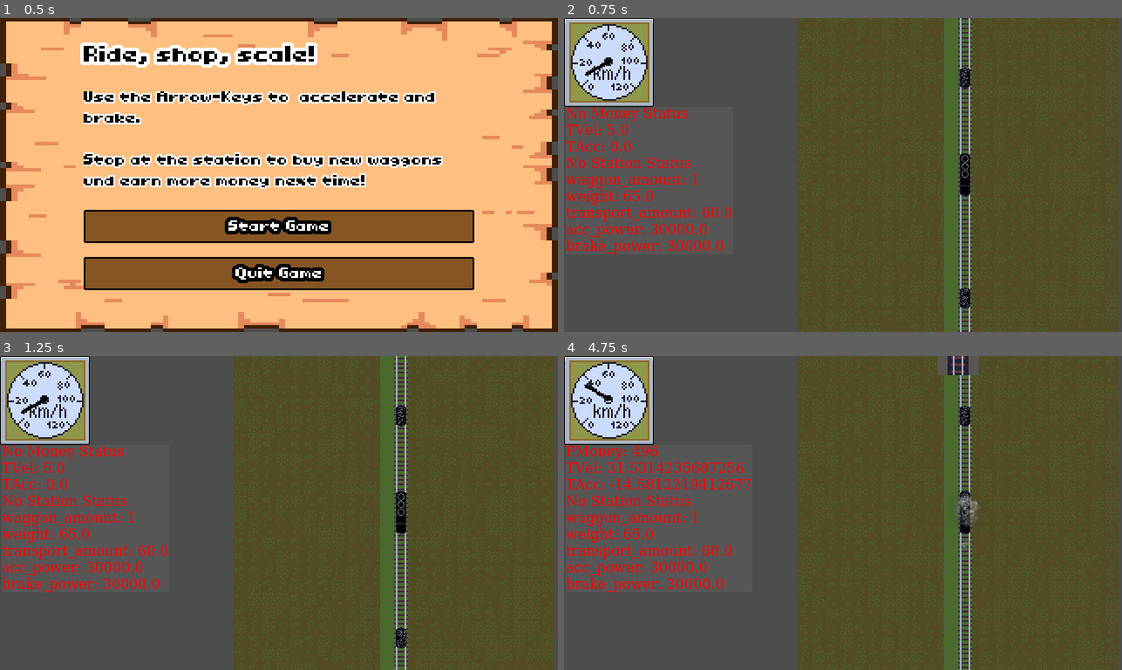
Above: before the commit, frames 1-4 (two rows, left to right).
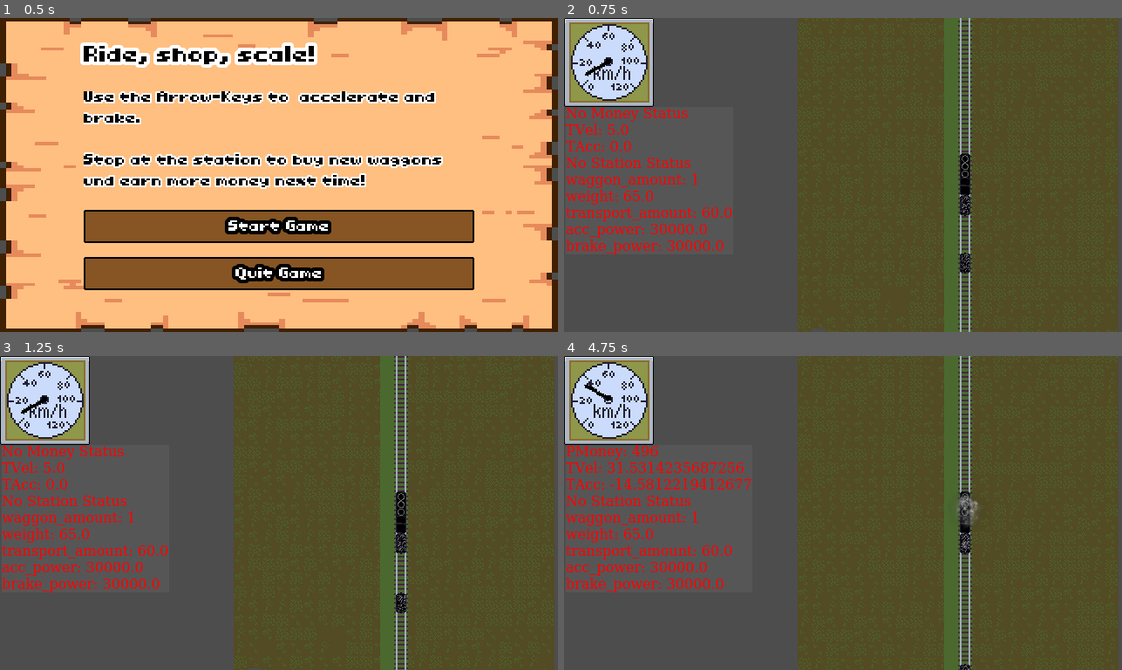
Above: after the commit, the same moments.

Repository: sthoni/gamejamaugust2024
Game: Godot game, scene res://ui/menu.tscn
Same seed, same stepped clock (60 frames per second), same inputs: the game is played once before the commit and once after it.
Inputs:
- Up to frame 1 (0.5 s): no input
- Up to frame 2 (0.75 s): click "Start Game" at 0.5 s
- Up to frame 3 (1.25 s): no input
- Up to frame 4 (4.75 s): tap Enter (shop) at 1.25, 2.1, 2.27, 2.57, 3.6, 3.77, 4.07 s; hold Up (accelerate) 1.28-2.03 s; hold Enter (shop) 1.28-2.03 s; hold Down (brake) 2.03-2.78 s; hold Enter (shop) 2.78-3.53 s; hold Up (accelerate) 2.78-4.28 s; hold Down (brake) from 4.28 s (still down); hold Enter (shop) from 4.28 s (still down)

Frame 1 is identical in both runs. In frame 2, 11% of the frame differs, in the area x 41-100%, y 0-100%; in frame 3, 11%; in frame 4, 11%.

Commit message:
Shop sollte wieder einwandfrei funktionieren.

Diff:
--- a/game.gd
+++ b/game.gd
@@ -4,8 +4,7 @@
 
 @onready var shop_scene := preload("res://ui/shop.tscn")
 @onready var level_scene := preload("res://level/level.tscn")
-
-@export var levels: Array[PackedScene]
+@onready var level_end_scene := preload("res://ui/level_end.tscn")
 
 var level_ended := false
 
@@ -22,11 +21,7 @@
 func _on_level_end_reached() -> void:
 	level_ended = true
 	get_tree().paused = true
-	game_stats.current_level += 1
-
-
-func _on_shop_continue_button_pressed() -> void:
-	pass
+	game_stats.last_level += 1
 
 
 func change_to_shop() -> void:
@@ -35,4 +30,7 @@
 
 func change_to_level() -> void:
 	get_tree().change_scene_to_packed(level_scene)
-	get_tree().paused = false
+
+
+func change_to_level_end() -> void:
+	get_tree().change_scene_to_packed(level_end_scene)
--- a/game.tscn
+++ /dev/null
@@ -1,10 +0,0 @@
-[gd_scene load_steps=3 format=3 uid="uid://djq6kvq6des23"]
-
-[ext_resource type="Script" uid="uid://dkf51wunavfc7" path="res://game.gd" id="1_4fbc6"]
-[ext_resource type="PackedScene" uid="uid://bq8lf8yc6y7ti" path="res://ui/menu.tscn" id="7_eow3j"]
-
-[node name="Game" type="Node"]
-script = ExtResource("1_4fbc6")
-
-[node name="Menu" parent="." instance=ExtResource("7_eow3j")]
-z_index = 0
--- a/game_stats.gd
+++ b/game_stats.gd
@@ -4,7 +4,8 @@
 @export var train_stats: TrainStats
 @export var start_money: int
 
-var current_level: int = 1
+var last_level: int = 1
+var last_level_time: float = 14.09902
 var money: int:
 	get:
 		return money
--- a/level/level.gd
+++ b/level/level.gd
@@ -1,31 +1,31 @@
 class_name Level extends Node2D
 
-@export var level_stats: LevelStats: set = set_level_stats
-@export var game_stats: GameStats
+@export var level_stats: LevelStats: set = _set_level_stats
 @onready var tiles: TileMapLayer = $TileMapLayer
 
 @onready var train: Train = %Train
 @onready var path_to_follow: PathFollow2D = $Path2D/PathFollow2D
 
+var level_time := 0.0
+
 # Called when the node enters the scene tree for the first time.
 func _ready() -> void:
-	set_level_stats(level_stats)
+	_set_level_stats(level_stats)
 
-# ACHTUNG: Die Position des Trains im Level wird hier auch gesetzt
-func set_level_stats(value: LevelStats) -> void:
+func _process(delta: float) -> void:
+	level_time += delta
+
+func _set_level_stats(value: LevelStats) -> void:
 	level_stats = value
 	if train:
 		train.train_stats = level_stats.train_stats
 
-
-func _input(event: InputEvent) -> void:
-	if event.is_action_pressed("DEBUG_train_teleport"):
-		train.position.y = 200
-
 func _on_level_end_body_entered(body: Node2D) -> void:
 	if body is Train:
 		Events.emit_signal("level_end_reached")
+		GameState.game_stats.last_level_time = level_time
+		GameState.change_to_level_end()
 
 
 func _on_money_timer_timeout() -> void:
-	game_stats.money -= 1
+	GameState.game_stats.money -= 1
--- a/level/level.tscn
+++ b/level/level.tscn
@@ -1,9 +1,8 @@
-[gd_scene load_steps=16 format=4 uid="uid://5m2ar4vwdnpd"]
+[gd_scene load_steps=15 format=4 uid="uid://5m2ar4vwdnpd"]
 
 [ext_resource type="Script" uid="uid://umg07x7rcb87" path="res://level/level.gd" id="1_pg6m5"]
 [ext_resource type="PackedScene" uid="uid://c3byp0uv73juy" path="res://train/train.tscn" id="2_kmlf3"]
 [ext_resource type="Resource" uid="uid://bbum0dx5joke6" path="res://level/level_start.tres" id="2_q5plq"]
-[ext_resource type="Resource" uid="uid://c8w436a63djfq" path="res://game_stats_start.tres" id="3_0v1st"]
 [ext_resource type="PackedScene" uid="uid://c3csdinu5agg4" path="res://station/station.tscn" id="3_7tcqk"]
 [ext_resource type="TileSet" uid="uid://b82jd4xyxr0fa" path="res://level/forest_noise_tileset.tres" id="3_oa0xv"]
 [ext_resource type="Texture2D" uid="uid://do10t3py2fm23" path="res://assets/rails.png" id="4_6gtgk"]
@@ -75,7 +74,6 @@
 [node name="Level" type="Node2D"]
 script = ExtResource("1_pg6m5")
 level_stats = ExtResource("2_q5plq")
-game_stats = ExtResource("3_0v1st")
 
 [node name="TileMapLayer" type="TileMapLayer" parent="."]
 position = Vector2(269, -146)
@@ -99,15 +97,14 @@
 curve = SubResource("Curve2D_ivpvi")
 
 [node name="PathFollow2D" type="PathFollow2D" parent="Path2D"]
-position = Vector2(0, 13.6406)
+position = Vector2(0, 200.004)
 rotation = -1.5708
-progress = 286.36
+progress = 100.0
 loop = false
 script = ExtResource("7_0v1st")
 
 [node name="Train" parent="Path2D/PathFollow2D" instance=ExtResource("2_kmlf3")]
 unique_name_in_owner = true
-position = Vector2(-146.359, -6.39758e-06)
 rotation = 1.5708
 
 [node name="ColorRect" type="ColorRect" parent="."]
--- a/level/level_start.tres
+++ b/level/level_start.tres
@@ -9,6 +9,4 @@
 script = ExtResource("1_mv6bu")
 train_stats = ExtResource("4_q3ugd")
 item_pool = ExtResource("2_gjr0e")
-mission_reward = 500
-mission_penalty = 300
 background_texture = ExtResource("1_eyxuv")
--- a/level/level_stats.gd
+++ b/level/level_stats.gd
@@ -4,9 +4,5 @@
 @export var train_stats: TrainStats
 @export var item_pool: ItemPool
 
-@export_group("Mission Attributes")
-@export var mission_reward := 500
-@export var mission_penalty := 300
-
 @export_group("Level Visuals")
 @export var background_texture: TileSet
--- a/theme.tres
+++ b/theme.tres
@@ -57,7 +57,7 @@
 corner_radius_bottom_left = 2
 
 [sub_resource type="StyleBoxFlat" id="StyleBoxFlat_nj5fc"]
-bg_color = Color(0.6, 0.6, 0.6, 0)
+bg_color = Color(0, 0, 0, 1)
 
 [resource]
 default_font = ExtResource("1_0raqw")
@@ -71,6 +71,8 @@
 GridContainer/constants/h_separation = 32
 GridContainer/constants/v_separation = 32
 HBoxContainer/constants/separation = 16
+Label/colors/font_color = Color(1, 1, 1, 1)
+Label/colors/font_outline_color = Color(0, 0, 0, 1)
 Label/constants/outline_size = 8
 MarginContainer/constants/margin_bottom = 32
 MarginContainer/constants/margin_left = 32
--- a/ui/item_display.gd
+++ b/ui/item_display.gd
@@ -5,11 +5,13 @@
 @onready var item_description: Label = %ItemDescription
 @onready var item_buy: Button = %ItemBuy
 
-var item_displayed: Item : set = set_item
+var item_displayed: Item: set = set_item
+
+signal item_bought(item_displayed: Item)
 
 func _ready() -> void:
 	@warning_ignore("return_value_discarded")
-	Events.connect("item_bought", _on_item_bought)
+	Events.connect("money_changed", check_for_enough_money)
 
 func set_item(item: Item) -> void:
 	item_displayed = item
@@ -24,17 +26,14 @@
 
 
 func _on_item_buy_pressed() -> void:
-	@warning_ignore("return_value_discarded")
-	Events.emit_signal("item_buy_button_pressed", item_displayed)
-
-
-func _on_item_bought(item: Item) -> void:
-	if item == item_displayed:
+	if item_displayed.price <= GameState.game_stats.money:
+		GameState.game_stats.money -= item_displayed.price
+		item_bought.emit(item_displayed)
 		item_buy.text = "Sold out"
 		item_buy.disabled = true
 
 
-func check_for_enough_money(money: int) -> void:
+func check_for_enough_money(_old_money: int, money: int) -> void:
 	if item_displayed:
 		if money < item_displayed.price:
 			item_buy.disabled = true
--- a/ui/item_display.tscn
+++ b/ui/item_display.tscn
@@ -54,7 +54,7 @@
 [node name="ItemBuy" type="Button" parent="MarginContainer/HBoxContainer/VBoxContainer"]
 unique_name_in_owner = true
 layout_mode = 2
-text = "Kaufen"
+text = "Buy"
 
 [node name="ItemTexture" type="TextureRect" parent="MarginContainer/HBoxContainer"]
 unique_name_in_owner = true
--- /dev/null
+++ b/ui/level_end.gd
@@ -0,0 +1,24 @@
+class_name LevelEnd extends PanelContainer
+
+@onready var label_level: Label = %LabelLevel
+@onready var label_level_time: Label = %LabelLevelTime
+@onready var button_shop: Button = %ButtonShop
+@onready var button_next_level: Button = %ButtonNextLevel
+
+func _ready() -> void:
+    button_shop.pressed.connect(_on_button_shop_pressed)
+    button_next_level.pressed.connect(_on_button_next_level_pressed)
+    label_level.text = "That was Level " + str(GameState.game_stats.last_level)
+    label_level_time.text = "You have reached the end in %.2f seconds." % GameState.game_stats.last_level_time
+    GameState.game_stats.last_level += 1
+
+
+func _input(event: InputEvent) -> void:
+    if event.is_action_pressed("shop"):
+        _on_button_shop_pressed()
+
+func _on_button_shop_pressed() -> void:
+    GameState.change_to_shop()
+
+func _on_button_next_level_pressed() -> void:
+    GameState.change_to_level()
--- a/ui/level_end.tscn
+++ b/ui/level_end.tscn
@@ -1,21 +1,17 @@
 [gd_scene load_steps=3 format=3 uid="uid://d3sx65rjjopui"]
 
 [ext_resource type="Theme" uid="uid://c5vctt5fcxfn" path="res://theme.tres" id="1_32sc8"]
-
-[sub_resource type="StyleBoxFlat" id="StyleBoxFlat_cr26j"]
-bg_color = Color(0, 0, 0, 1)
+[ext_resource type="Script" uid="uid://ba0g2o2qit68g" path="res://ui/level_end.gd" id="1_vkghd"]
 
 [node name="LevelEndedScreen" type="PanelContainer"]
 anchors_preset = 15
 anchor_right = 1.0
 anchor_bottom = 1.0
-offset_left = 1.0
-offset_top = 639.0
-offset_right = 1.0
-offset_bottom = 639.0
 grow_horizontal = 2
 grow_vertical = 2
-theme_override_styles/panel = SubResource("StyleBoxFlat_cr26j")
+size_flags_horizontal = 3
+size_flags_vertical = 3
+script = ExtResource("1_vkghd")
 
 [node name="MarginContainer" type="MarginContainer" parent="."]
 layout_mode = 2
@@ -28,13 +24,21 @@
 [node name="LabelLevel" type="Label" parent="MarginContainer/VBoxContainer"]
 unique_name_in_owner = true
 layout_mode = 2
-size_flags_horizontal = 0
-text = "LEVEL"
-visible_characters = 0
-visible_ratio = 0.0
+theme = ExtResource("1_32sc8")
+text = "LAST LEVEL NUMBER"
 
-[node name="Button" type="Button" parent="MarginContainer/VBoxContainer"]
+[node name="LabelLevelTime" type="Label" parent="MarginContainer/VBoxContainer"]
+unique_name_in_owner = true
+layout_mode = 2
+text = "LAST LEVEL TIME"
+
+[node name="ButtonShop" type="Button" parent="MarginContainer/VBoxContainer"]
 unique_name_in_owner = true
 layout_mode = 2
 theme = ExtResource("1_32sc8")
-text = "Ready"
+text = "Shop"
+
+[node name="ButtonNextLevel" type="Button" parent="MarginContainer/VBoxContainer"]
+unique_name_in_owner = true
+layout_mode = 2
+text = "Next Level"
--- a/ui/menu.gd
+++ b/ui/menu.gd
@@ -19,6 +19,4 @@
         get_tree().quit()
 
     if event.is_action_pressed("shop"):
-        get_tree().paused = false
-        start_button.text = "Continue"
-        hide()
+        GameState.change_to_level()
--- a/ui/shop.gd
+++ b/ui/shop.gd
@@ -1,24 +1,28 @@
 class_name Shop extends Control
+
+@export var item_pool: ItemPool
 
 @onready var item_display1: ItemDisplay = %ItemDisplay
 @onready var item_display2: ItemDisplay = %ItemDisplay2
 @onready var items_display_grid: GridContainer = %ItemsDisplayGrid
 @onready var money_label: Label = %MoneyPlayer
 
-signal continue_button_pressed()
 
 # Called when the node enters the scene tree for the first time.
 func _ready() -> void:
+	if item_pool:
+		var shop_items := item_pool.get_two_unique_random_items()
+		item_display1.item_displayed = shop_items[0]
+		item_display2.item_displayed = shop_items[1]
 	Events.connect("money_changed", _on_money_changed)
+	_on_money_changed(GameState.game_stats.money, GameState.game_stats.money)
 
 func add_item(node: Node) -> void:
 	items_display_grid.add_child(node)
 
 func _on_continue_button_pressed() -> void:
-	continue_button_pressed.emit()
+	GameState.change_to_level()
 
 func _on_money_changed(money_old: int, money: int) -> void:
 	var tween := create_tween()
 	tween.tween_method(func(mon: int) -> void: money_label.text = "Money: %s" % mon, money_old, money, 2)
-	item_display1.check_for_enough_money(money)
-	item_display2.check_for_enough_money(money)
--- a/ui/shop.tscn
+++ b/ui/shop.tscn
@@ -1,8 +1,9 @@
-[gd_scene load_steps=5 format=3 uid="uid://botpyjbja42c"]
+[gd_scene load_steps=6 format=3 uid="uid://botpyjbja42c"]
 
 [ext_resource type="Theme" uid="uid://c5vctt5fcxfn" path="res://theme.tres" id="1_1gval"]
 [ext_resource type="Script" uid="uid://bqdc462rifso4" path="res://ui/shop.gd" id="2_rwf4v"]
 [ext_resource type="PackedScene" uid="uid://dpoct08kcld7d" path="res://ui/item_display.tscn" id="3_qk112"]
+[ext_resource type="Resource" uid="uid://bg1b2bhwkhxun" path="res://items/item_pool_start.tres" id="3_t603m"]
 [ext_resource type="Texture2D" uid="uid://cxtlg2st4qewp" path="res://assets/ui/UI_Wood_Frame_Standard_02.png" id="3_vlsgw"]
 
 [node name="Shop" type="Control"]
@@ -14,6 +15,7 @@
 offset_bottom = 360.0
 theme = ExtResource("1_1gval")
 script = ExtResource("2_rwf4v")
+item_pool = ExtResource("3_t603m")
 
 [node name="NinePatchRect" type="NinePatchRect" parent="."]
 layout_mode = 1
Not shown: 1 places in ui/item_display.tscn that only renumber resources
Not shown, added: ui/level_end.gd.uid
